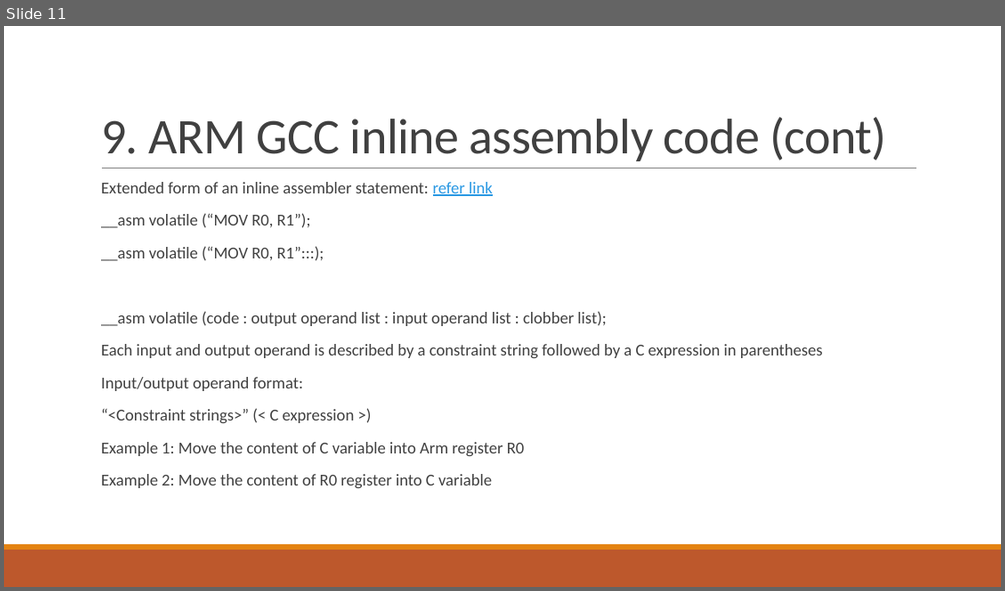
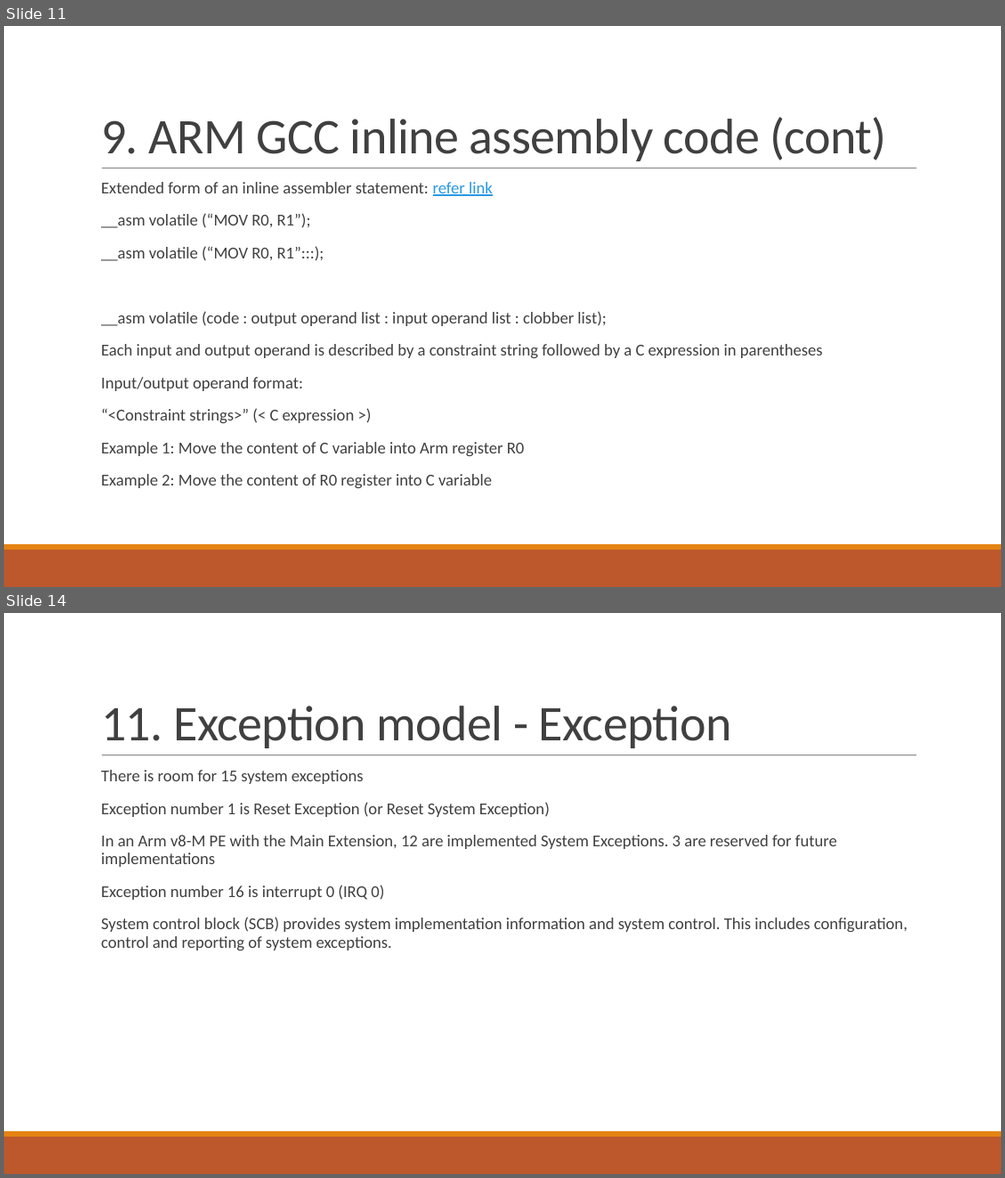
Before and after one commit to trungpowersystem/Musca-B1_bare_metal, a slide deck: Documents/Cortex M33.pptx. Shown one above the other, each under a label of ours: slide 11 before the commit, slides 11 and 14 after it; the slides between them are not shown. The pictures are 1005x591 and 1005x1178 pixels, drawn with LibreOffice and Linux fonts; fonts in the diff are those of the drawing. Boxes give left, top, right and bottom in pixels: in the first picture for what was removed or moved away, otherwise in the second. Text is boxed around its words. In the diff, an @@ line names an element or a change of style, - is before the commit and + after.

```diff
--- a/Documents/Cortex M33.pptx
+++ b/Documents/Cortex M33.pptx
@@ slide 14 added at (4, 613, 1001, 1174), background #FFFFFF; not listed: 3 template elements that a slide beside it also shows @@
@@ title added at (101, 706, 732, 748), 48 pt, text #404040 @@
+11. Exception model - Exception
@@ text added at (101, 770, 907, 950), 16 pt, text #404040 @@
+  There is room for 15 system exceptions
+  Exception number 1 is Reset Exception (or Reset System Exception)
+  In an Arm v8-M PE with the Main Extension, 12 are implemented System Exceptions. 3 are reserved for future implementations
+  Exception number 16 is interrupt 0 (IRQ 0)
+  System control block (SCB) provides system implementation information and system control. This includes configuration, control and reporting of system exceptions.
```
Also in this commit, not shown: 4 other slides added, 6 other files.
